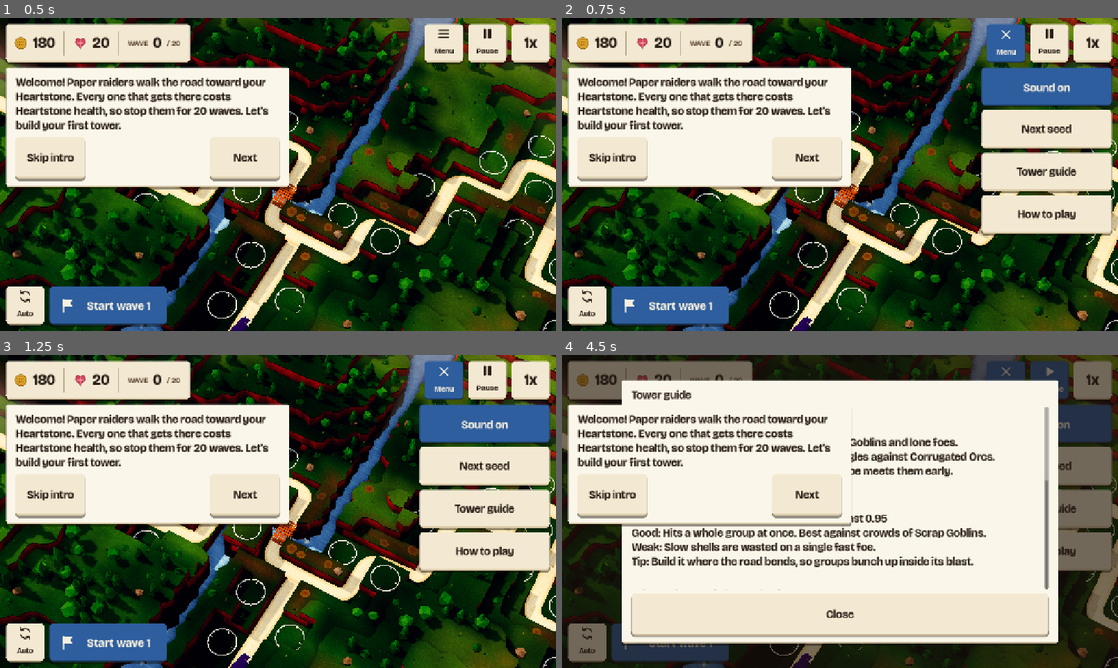
Above: before the commit, frames 1-4 (two rows, left to right).
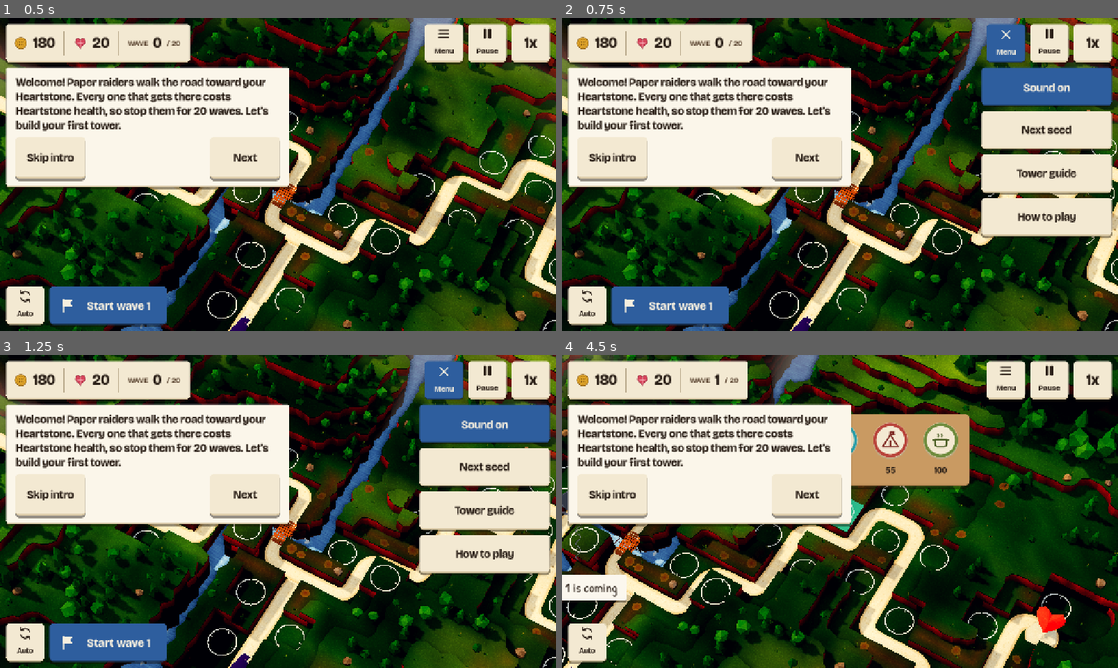
Above: after the commit, the same moments.

Repository: juanpalopez/psychic-bassoon
Game: Godot game, scene res://main.tscn
Two runs of this game, one before a commit and one after it. Both use one fixed random seed, a clock stepped at 60 frames per second and the inputs below.
Inputs (mouse positions are in pixels of both pictures, inside the frame that each line leads up to):
- Up to frame 1 (0.5 s): no input
- Up to frame 2 (0.75 s): click "Menu" at 0.5 s
- Up to frame 3 (1.25 s): no input
- Up to frame 4 (4.5 s): click "How to play" at 1.25 s; click "Pause" at 2 s; click (1045, 508) at 2.75 s, where only the run before the commit has a clickable "Tower guide"; click (1051, 380) at 3.5 s, where only the run before the commit has a clickable "Resume"; click "Start wave 1" at 4.25 s

Frame 1 is identical in both runs. In frame 2, 2.0% of the frame differs, in the area x 75-99%, y 29-71%; in frame 3, 2.0%; in frame 4, 73%, in the area x 0-100%, y 0-100%.

Commit message:
fix(ui): keep the hud rows aligned while paused and close the menu
The paused caption is now Play, so the Pause square stays 88 px and
its row keeps its 12 px gaps (Resume made it 97 px). How to play and
the tower guide close the Menu before they open, so the tour's first
tap reaches the board. The dropdown rows are 12 px apart, and the row
test covers the paused state with the Menu open.

Refs #364

Co-Authored-By: Claude Opus 5.5 <noreply@anthropic.com>
Claude-Session: https://claude.ai/code/session_0167C1bSmKo1M8QHjhNYY97m

Diff:
--- a/godot/main.gd
+++ b/godot/main.gd
@@ -612,6 +612,8 @@
 
 ## Starts the intro wave: speech bubbles on the map, sockets glowing, Skip always there.
 func _start_intro() -> void:
+	# started from the Menu: close it, or the tour's first tap on the board only closes it
+	_menu_button.button_pressed = false
 	_flow.start()
 	_tell_page_tour(true)
 
@@ -631,6 +633,7 @@
 
 
 func _open_guide() -> void:
+	_menu_button.button_pressed = false
 	_pause_for_overlay(true)
 	_guide.open()
 
--- a/godot/main.tscn
+++ b/godot/main.tscn
@@ -146,9 +146,9 @@
 anchor_left = 1.0
 anchor_right = 1.0
 offset_left = -314.0
-offset_top = 212.0
-offset_right = -14.0
-offset_bottom = 300.0
+offset_top = 214.0
+offset_right = -14.0
+offset_bottom = 302.0
 grow_horizontal = 0
 custom_minimum_size = Vector2(300, 88)
 text = "Next seed"
@@ -174,9 +174,9 @@
 anchor_left = 1.0
 anchor_right = 1.0
 offset_left = -314.0
-offset_top = 408.0
-offset_right = -14.0
-offset_bottom = 496.0
+offset_top = 414.0
+offset_right = -14.0
+offset_bottom = 502.0
 grow_horizontal = 0
 custom_minimum_size = Vector2(300, 88)
 text = "How to play"
@@ -187,9 +187,9 @@
 anchor_left = 1.0
 anchor_right = 1.0
 offset_left = -314.0
-offset_top = 310.0
-offset_right = -14.0
-offset_bottom = 398.0
+offset_top = 314.0
+offset_right = -14.0
+offset_bottom = 402.0
 grow_horizontal = 0
 custom_minimum_size = Vector2(300, 88)
 text = "Tower guide"
--- a/godot/tests/test_hud_flow.gd
+++ b/godot/tests/test_hud_flow.gd
@@ -100,6 +100,12 @@
 		(main.get_node("Hud/MenuButton") as Button).button_pressed = true
 		(main.get_node("Hud/GameOver") as GameOverPanel).show_for(1)
 	elif shown == "Menu":
+		(main.get_node("Hud/MenuButton") as Button).button_pressed = true
+	elif shown == "Paused":
+		# paused: Pause shows its other glyph and caption, and the Menu its close glyph
+		var paused := GameSpeed.new()
+		paused.toggle_pause()
+		(main.get_node("Hud/SpeedBar") as SpeedBar).show_speed(paused)
 		(main.get_node("Hud/MenuButton") as Button).button_pressed = true
 	elif shown == "Message":
 		var message := main.get_node("Hud/Message") as Label
@@ -392,8 +398,11 @@
 ## Every control in a corner row is one row tall and sits the same distance from the edges, on
 ## the base canvas and on a wide phone.
 func test_the_corner_rows_line_up() -> void:
-	for size in [Vector2i(1280, 720), Vector2i(1558, 720)]:
-		var rects := await _hud_rects(size.x, size.y)
+	for case in [
+		[Vector2i(1280, 720), ""], [Vector2i(1558, 720), ""], [Vector2i(1280, 720), "Paused"]
+	]:
+		var size: Vector2i = case[0]
+		var rects := await _hud_rects(size.x, size.y, case[1])
 		var width := float(size.x)
 		var height := float(size.y)
 		for top in ["TopBar", "MenuButton", "SpeedBar"]:
@@ -411,14 +420,3 @@
 		assert_eq((rects["SpeedBar"] as Rect2).position.x - menu.end.x, HudLayout.GAP)
 		var auto: Rect2 = rects["AutoWave"]
 		assert_eq((rects["LaunchWave"] as Rect2).position.x - auto.end.x, HudLayout.GAP)
-
-
-func test_a_tap_on_the_world_closes_the_menu_and_selects_nothing() -> void:
-	var main := await _main()
-	var menu_button := main.get_node("Hud/MenuButton") as Button
-	menu_button.button_pressed = true
-	var anchor: Vector2i = main.game().map.sockets[0]
-	main._on_tap(main._socket_on_screen(anchor).get_center())
-	assert_false(menu_button.button_pressed, "the dropdown closed")
-	assert_false((main.get_node("Hud/NextSeed") as Control).visible)
-	assert_eq(main.selected_cell(), BoardSpace.NO_CELL, "the tap only closed the menu")
--- /dev/null
+++ b/godot/tests/test_menu_dropdown.gd
@@ -0,0 +1,35 @@
+## The Menu's dropdown never stands between the player and the board: a tap on the world
+## closes it, and flows that start from one of its items close it first.
+extends GutTest
+
+const MAIN_SCENE := preload("res://main.tscn")
+
+
+func _main() -> Node:
+	var main := MAIN_SCENE.instantiate()
+	add_child_autofree(main)
+	await get_tree().process_frame
+	return main
+
+
+func test_a_tap_on_the_world_closes_the_menu_and_selects_nothing() -> void:
+	var main := await _main()
+	var menu_button := main.get_node("Hud/MenuButton") as Button
+	menu_button.button_pressed = true
+	var anchor: Vector2i = main.game().map.sockets[0]
+	main._on_tap(main._socket_on_screen(anchor).get_center())
+	assert_false(menu_button.button_pressed, "the dropdown closed")
+	assert_false((main.get_node("Hud/NextSeed") as Control).visible)
+	assert_eq(main.selected_cell(), BoardSpace.NO_CELL, "the tap only closed the menu")
+
+
+func test_how_to_play_from_the_menu_closes_it_so_the_tour_gets_the_first_tap() -> void:
+	var main := await _main()
+	var menu_button := main.get_node("Hud/MenuButton") as Button
+	menu_button.button_pressed = true
+	(main.get_node("Hud/HowToPlay") as Button).pressed.emit()
+	assert_false(menu_button.button_pressed, "the dropdown closed")
+	main._flow.skip()
+	menu_button.button_pressed = true
+	(main.get_node("Hud/TowerGuide") as Button).pressed.emit()
+	assert_false(menu_button.button_pressed, "the guide closes it too")
--- a/godot/ui/speed_bar.gd
+++ b/godot/ui/speed_bar.gd
@@ -47,7 +47,8 @@
 	_speed = speed.speed
 	_pause.button_pressed = speed.paused
 	_pause.icon = PLAY_ICON if speed.paused else PAUSE_ICON
-	_pause.text = "Resume" if speed.paused else "Pause"
+	# a short caption, so the square stays 88 px wide and its row keeps its gaps
+	_pause.text = "Play" if speed.paused else "Pause"
 	_cycle.text = "%dx" % _speed
 
 
Not shown, added: godot/tests/test_menu_dropdown.gd.uid
